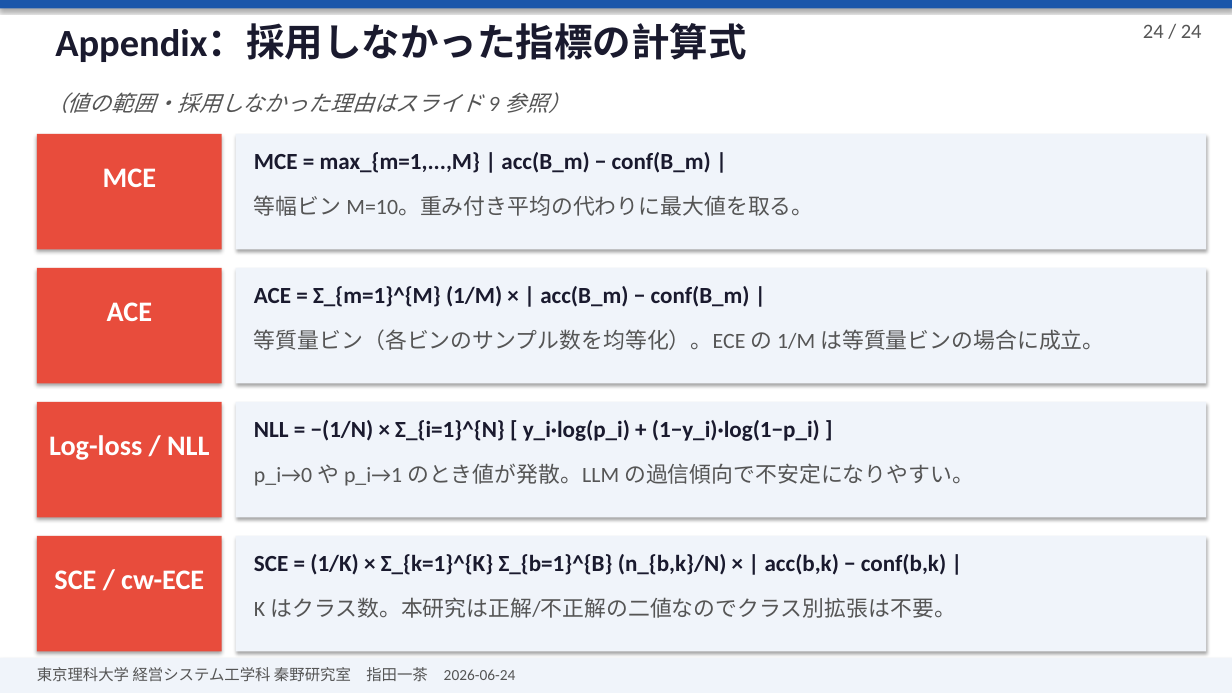
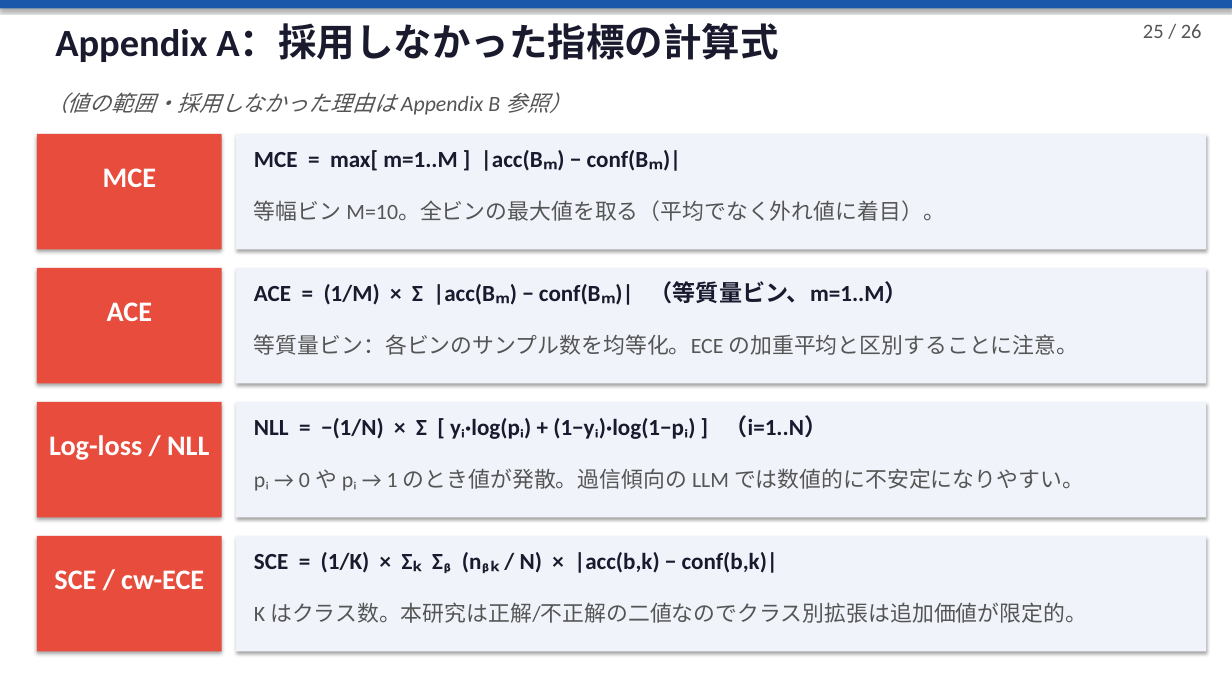
Before and after one commit to issa311sas-hub/test, a slide deck: slide 25 of research/presentations/2026-06-24-seminar-slides.pptx (slide 24 before the commit). Drawn at 1232x693 pixels with LibreOffice and Linux fonts; fonts in the diff are those of the drawing. Boxes give left, top, right and bottom in pixels: in the first picture for what was removed or moved away, otherwise in the second. Text is boxed around its words. In the diff, an @@ line names an element or a change of style, - is before the commit and + after.

```diff
--- a/research/presentations/2026-06-24-seminar-slides.pptx
+++ b/research/presentations/2026-06-24-seminar-slides.pptx
@@ text at [55, 24, 779, 62]: text changed @@
-Appendix：採用しなかった指標の計算式
+Appendix A：採用しなかった指標の計算式
@@ text at [1143, 24, 1202, 38]: text changed @@
-24 / 24
+25 / 26
@@ text at [46, 92, 571, 115]: text changed @@
-（値の範囲・採用しなかった理由はスライド 9 参照）
+（値の範囲・採用しなかった理由は Appendix B 参照）
@@ text at [254, 150, 649, 171]: text changed @@
-MCE = max_{m=1,...,M} | acc(B_m) − conf(B_m) |
+MCE = max[ m=1..M ] |acc(Bₘ) − conf(Bₘ)|
@@ text at [254, 200, 945, 221]: text changed @@
-等幅ビン M=10。重み付き平均の代わりに最大値を取る。
+等幅ビン M=10。全ビンの最大値を取る（平均でなく外れ値に着目）。
@@ text at [254, 281, 908, 305]: text changed @@
-ACE = Σ_{m=1}^{M} (1/M) × | acc(B_m) − conf(B_m) |
+ACE = (1/M) × Σ |acc(Bₘ) − conf(Bₘ)| （等質量ビン、m=1..M）
@@ text at [254, 334, 1079, 355]: text changed @@
-等質量ビン（各ビンのサンプル数を均等化）。ECE の 1/M は等質量ビンの場合に成立。
+等質量ビン：各ビンのサンプル数を均等化。ECE の加重平均と区別することに注意。
@@ text at [254, 415, 828, 439]: text changed @@
-NLL = −(1/N) × Σ_{i=1}^{N} [ y_i·log(p_i) + (1−y_i)·log(1−p_i) ]
+NLL = −(1/N) × Σ [ yᵢ·log(pᵢ) + (1−yᵢ)·log(1−pᵢ) ] （i=1..N）
@@ text at [254, 468, 1084, 491]: text changed @@
-p_i→0 や p_i→1 のとき値が発散。LLM の過信傾向で不安定になりやすい。
+pᵢ → 0 や pᵢ → 1 のとき値が発散。過信傾向の LLM では数値的に不安定になりやすい。
@@ text at [254, 552, 778, 573]: text changed @@
-SCE = (1/K) × Σ_{k=1}^{K} Σ_{b=1}^{B} (n_{b,k}/N) × | acc(b,k) − conf(b,k) |
+SCE = (1/K) × Σₖ Σᵦ (nᵦₖ / N) × |acc(b,k) − conf(b,k)|
@@ text at [254, 602, 1087, 623]: text changed @@
-K はクラス数。本研究は正解/不正解の二値なのでクラス別拡張は不要。
+K はクラス数。本研究は正解/不正解の二値なのでクラス別拡張は追加価値が限定的。
@@ rectangle removed at [0, 658, 1232, 693] @@
@@ text removed at [37, 667, 516, 682] @@
-東京理科大学 経営システム工学科 秦野研究室 指田一茶 2026-06-24
```
Also in this commit, not shown: 22 other slides changed, 2 slides added, 1 other file.
